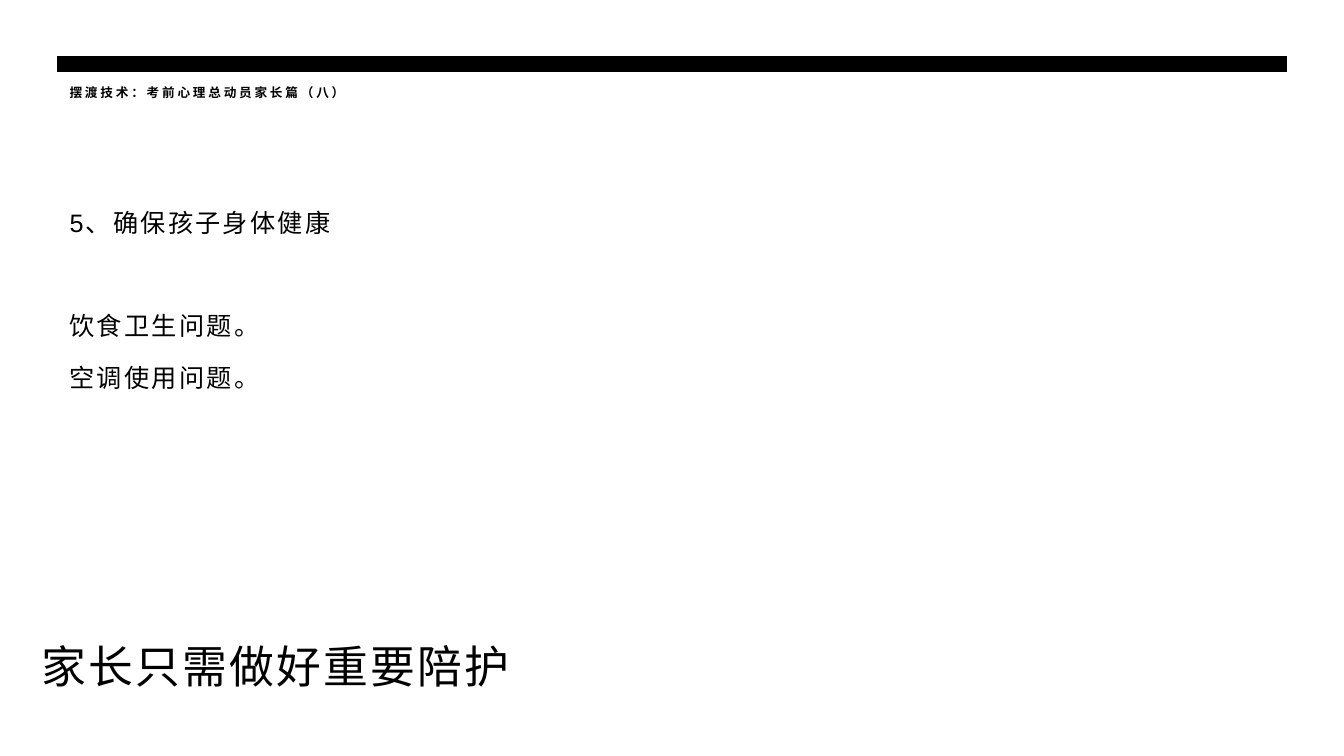
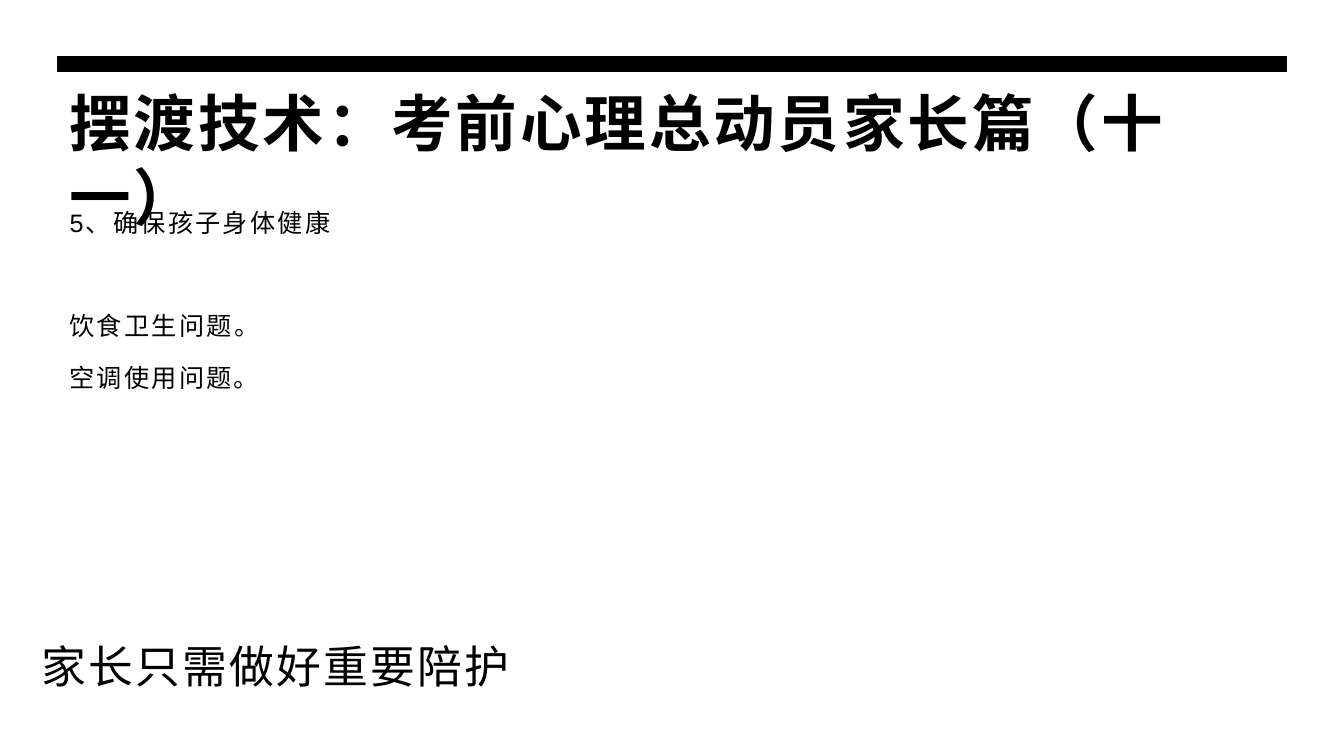
Before and after one commit to panxibei/writing, a slide deck: slide 12 of 44_心理学/30_浥尘伙伴社团原创：中高考音乐减压心理训练/PPT制作素材/浥尘伙伴社团原创：中高考音乐减压心理训练.pptx. Drawn at 1344x756 pixels with LibreOffice and Linux fonts; fonts in the diff are those of the drawing. Boxes give left, top, right and bottom in pixels: in the first picture for what was removed or moved away, otherwise in the second. Text is boxed around its words. In the diff, an @@ line names an element or a change of style, - is before the commit and + after.

```diff
--- a/44_心理学/30_浥尘伙伴社团原创：中高考音乐减压心理训练/PPT制作素材/浥尘伙伴社团原创：中高考音乐减压心理训练.pptx
+++ b/44_心理学/30_浥尘伙伴社团原创：中高考音乐减压心理训练/PPT制作素材/浥尘伙伴社团原创：中高考音乐减压心理训练.pptx
@@ title at bbox=[70, 93, 1163, 152]: text changed; size 9 to 44 pt @@
-摆渡技术：考前心理总动员家长篇（八）
+摆渡技术：考前心理总动员家长篇（十一）
```
Also in this commit, not shown: 32 other slides changed.
